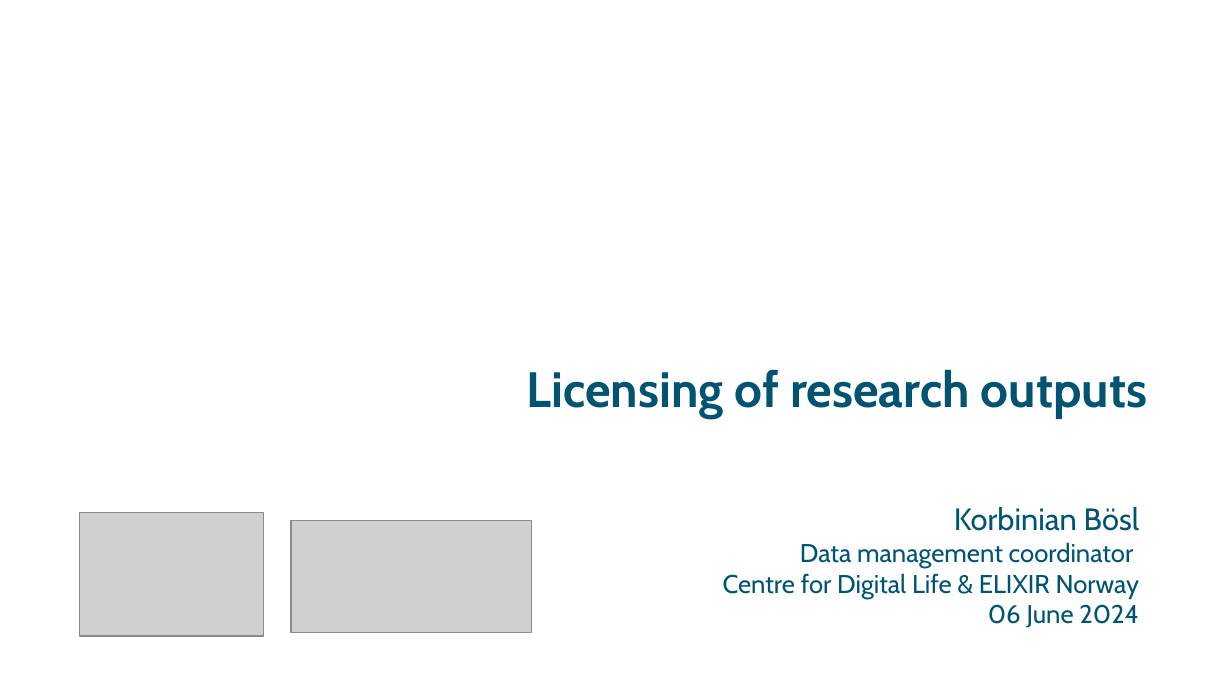
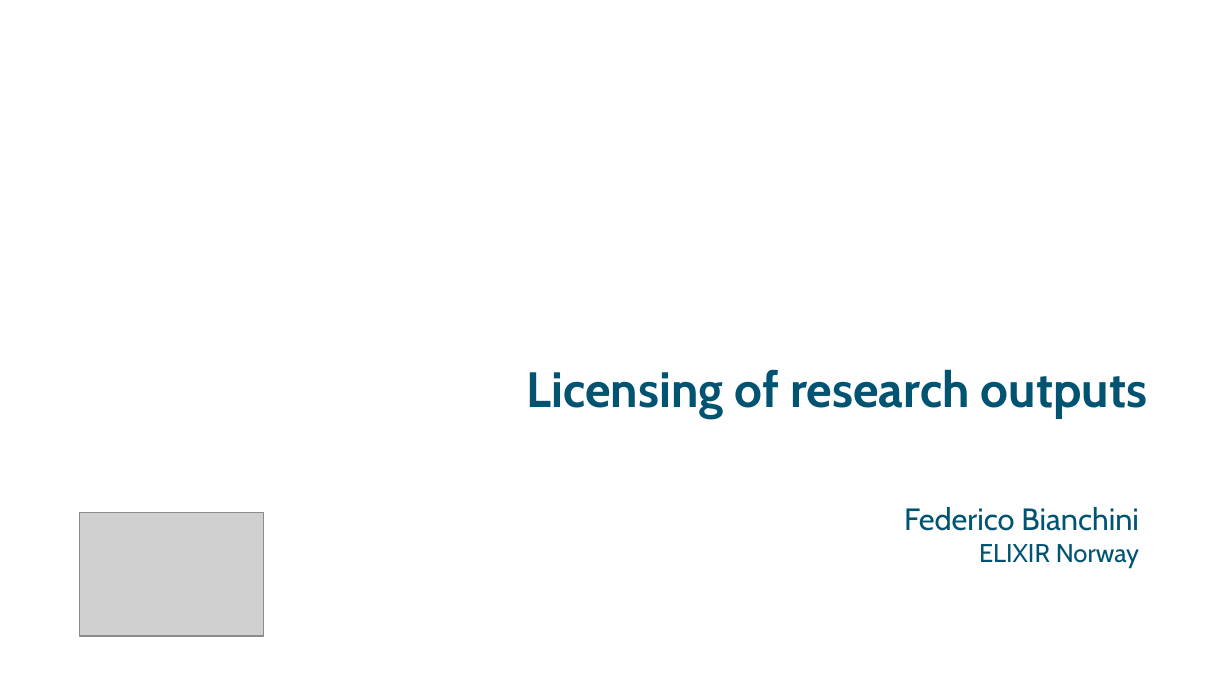
Before and after one commit to ELIXIR-Norway-Training/DMP-writing-workshop, a slide deck: slide 1 of 06_Licensing.odp. Drawn at 1232x693 pixels with LibreOffice and Linux fonts; fonts in the diff are those of the drawing; grey boxes stand for pictures; background and template pictures are left out. Boxes give left, top, right and bottom in pixels: in the first picture for what was removed or moved away, otherwise in the second. Text is boxed around its words. In the diff, an @@ line names an element or a change of style, - is before the commit and + after.

```diff
--- a/06_Licensing.odp
+++ b/06_Licensing.odp
@@ text at (x1=904, y1=507, x2=1139, y2=568): text changed; size 15 to 18 pt @@
-Korbinian Bösl
-Data management coordinator
-Centre for Digital Life & ELIXIR Norway
-06 June 2024
+Federico Bianchini
+ELIXIR Norway
@@ picture removed at (x1=291, y1=521, x2=531, y2=633) @@
```
Also in this commit, not shown: 8 other slides changed, 33 slides removed, 1 other file.
